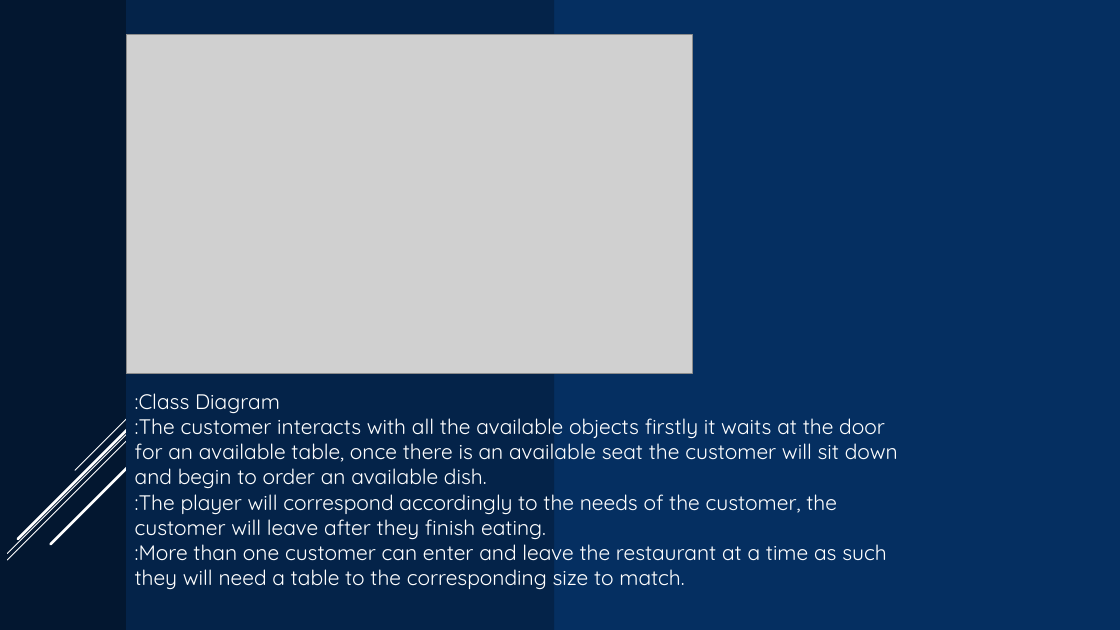
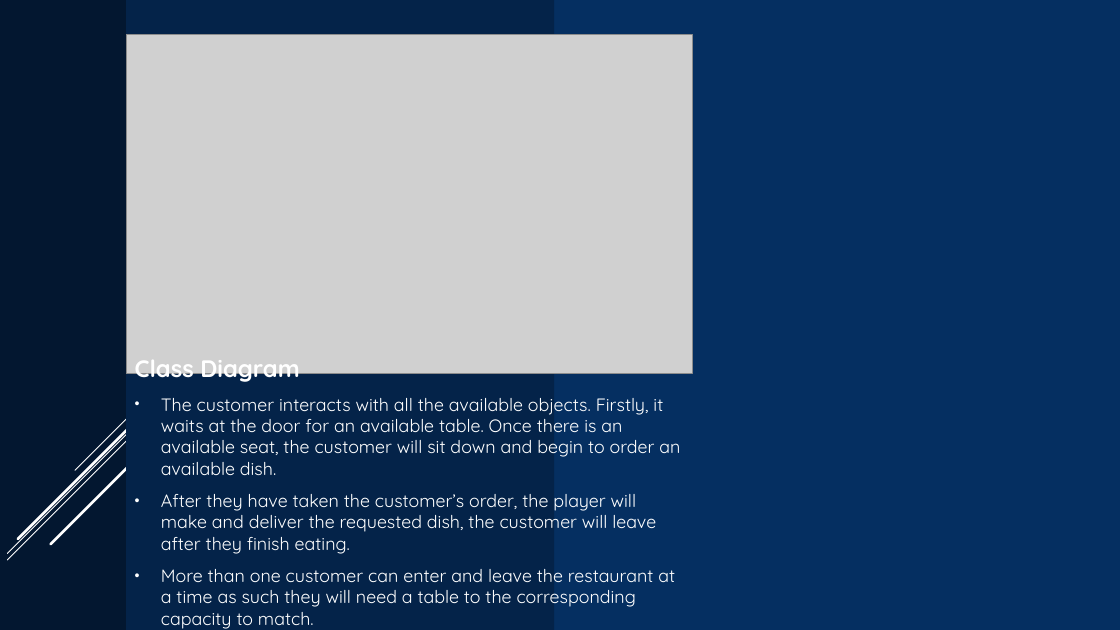
Before and after one commit to TomatechGames/Cooktastrophe, a slide deck: slide 3 of External/Documentation/Software Engineering Presentation.pptx. Drawn at 1120x630 pixels with LibreOffice and Linux fonts; fonts in the diff are those of the drawing; grey boxes stand for pictures. Boxes give left, top, right and bottom in pixels: in the first picture for what was removed or moved away, otherwise in the second. Text is boxed around its words. In the diff, an @@ line names an element or a change of style, - is before the commit and + after.

Commit message:
Updated Presentation

```diff
--- a/External/Documentation/Software Engineering Presentation.pptx
+++ b/External/Documentation/Software Engineering Presentation.pptx
@@ text at <box>161,398,680,629</box>: text changed; size 18 to 15.3 pt @@
-:Class Diagram
-:The customer interacts with all the available objects firstly it waits at the door for an available table, once there is an available seat the customer will sit down and begin to order an available dish.
-:The player will correspond accordingly to the needs of the customer, the customer will leave after they finish eating.
-:More than one customer can enter and leave the restaurant at a time as such they will need a table to the corresponding size to match.
+Class Diagram
+• The customer interacts with all the available objects. Firstly, it waits at the door for an available table. Once there is an available seat, the customer will sit down and begin to order an available dish.
+• After they have taken the customer’s order, the player will make and deliver the requested dish, the customer will leave after they finish eating.
+• More than one customer can enter and leave the restaurant at a time as such they will need a table to the corresponding capacity to match.
```
Also in this commit, not shown: 4 other slides changed.
